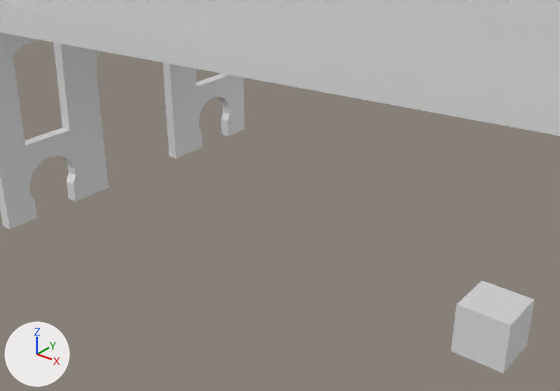
What one commit did to the Blender file environments/skatepark/skatepark.blend.
Before and after are seen from a 50 mm camera at (-202.77, -22.56, 16.2) aimed at (-218.31, -3.14, 4.16). Every picture has the same lights, and +X, +Y and +Z are marked at lower left.

Names of what the first picture shows: 'Cube', 'Manhattan+Bridge2 (1)'.
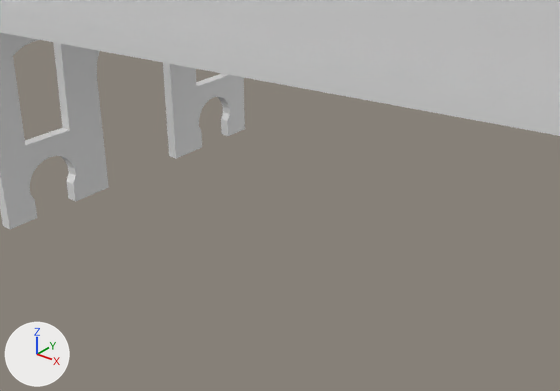
The newer file is also turned or shifted as a whole; pictures and numbers use the older file's frame.

Boxes [x1, y1, x2, y2] around the edits, measured in the pictures (560 x 391 px):
'Cube', deleted
    before: [451, 281, 535, 373]

The change in detail:
Object 'Cube' (ob_cube) is deleted.
